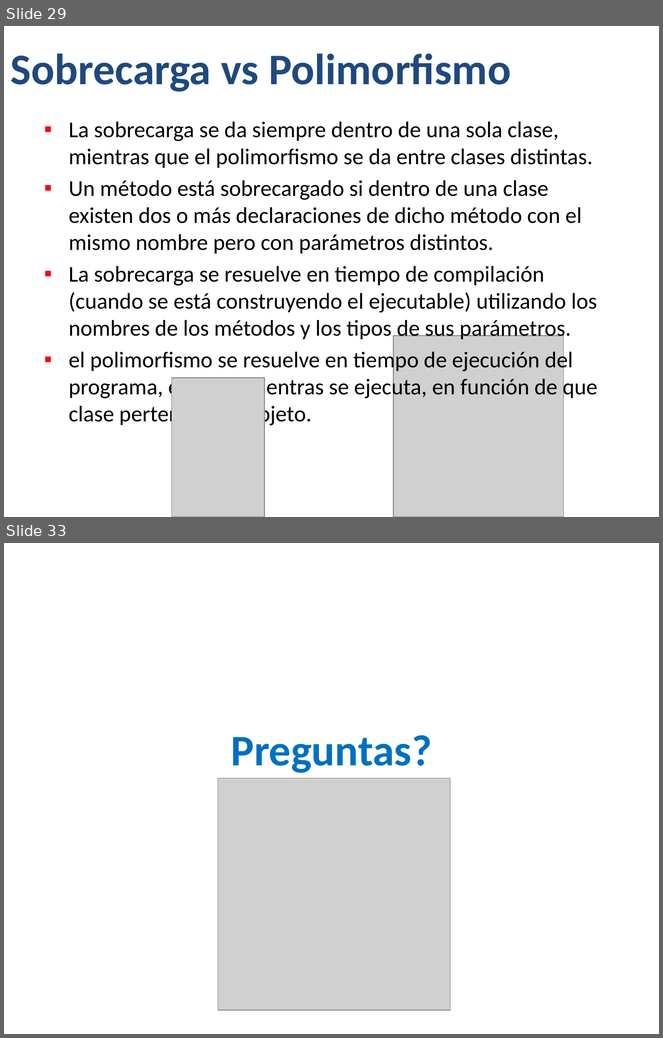
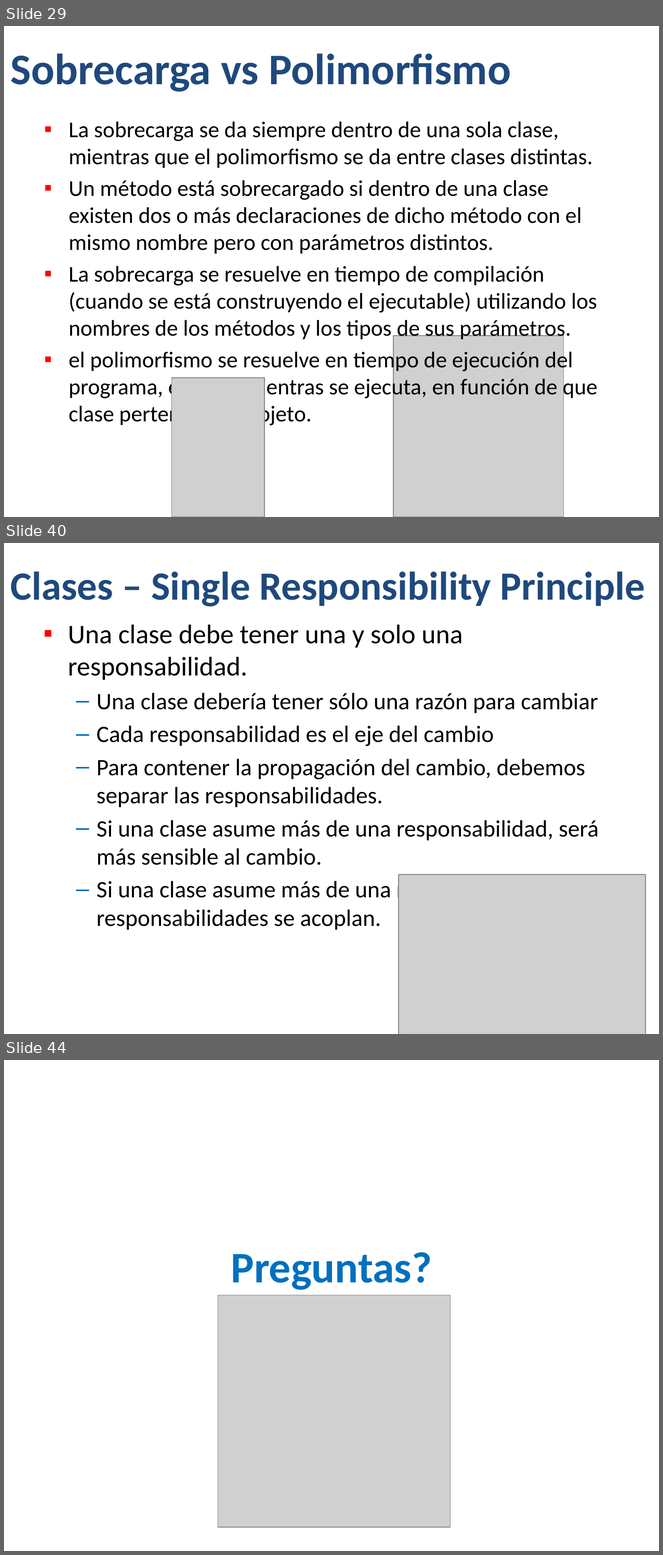
Before and after one commit to Jucer74/BackDevelopment, a slide deck: Classes/BackDev-03-Programación Orientada a Objetos.pptx. Shown one above the other, each under a label of ours: slides 29 and 33 before the commit, slides 29, 40 and 44 after it; the slides between them are not shown. The pictures are 663x1038 and 663x1555 pixels, drawn with LibreOffice and Linux fonts; fonts in the diff are those of the drawing; grey boxes stand for pictures; background and template pictures are left out. Boxes give left, top, right and bottom in pixels: in the first picture for what was removed or moved away, otherwise in the second. Text is boxed around its words. In the diff, an @@ line names an element or a change of style, - is before the commit and + after.

```diff
--- a/Classes/BackDev-03-Programación Orientada a Objetos.pptx
+++ b/Classes/BackDev-03-Programación Orientada a Objetos.pptx
@@ slide 40 added at (x1=4, y1=543, x2=659, y2=1034), background #FFFFFF @@
@@ title added at (x1=11, y1=572, x2=645, y2=606), 44 pt, text #1F497D, bold @@
+Clases – Single Responsibility Principle
@@ text added at (x1=68, y1=625, x2=599, y2=930), 25.9 pt, text #000000 @@
+▪ Una clase debe tener una y solo una responsabilidad.
+  – Una clase debería tener sólo una razón para cambiar
+  – Cada responsabilidad es el eje del cambio
+  – Para contener la propagación del cambio, debemos separar las responsabilidades.
+  – Si una clase asume más de una responsabilidad, será más sensible al cambio.
+  – Si una clase asume más de una responsabilidad, las responsabilidades se acoplan.
@@ picture added at (x1=399, y1=875, x2=646, y2=1034) @@
@@ what was slide 33 is now slide 44 @@
```
Also in this commit, not shown: 5 slides changed, 10 other slides added, 1 other file.
